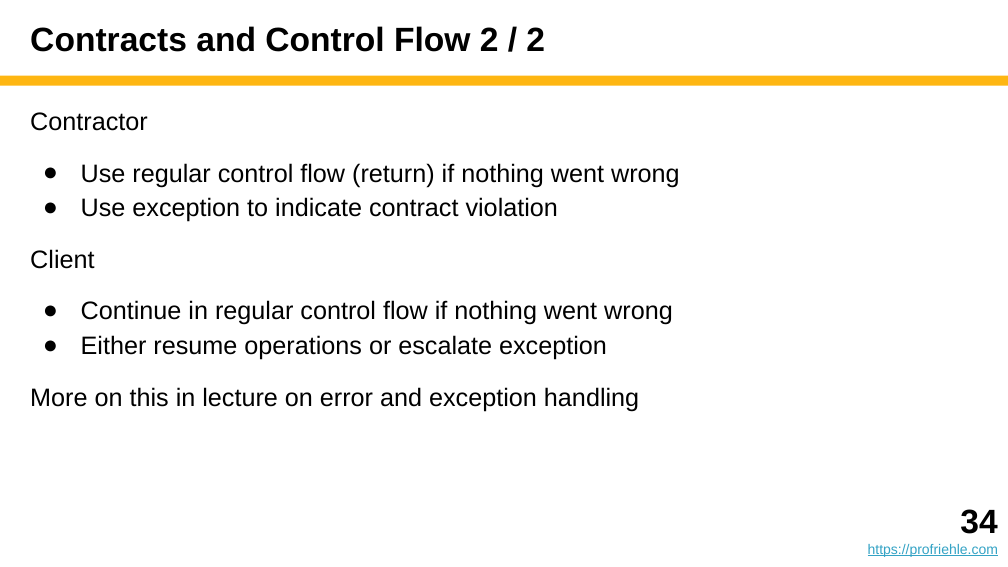
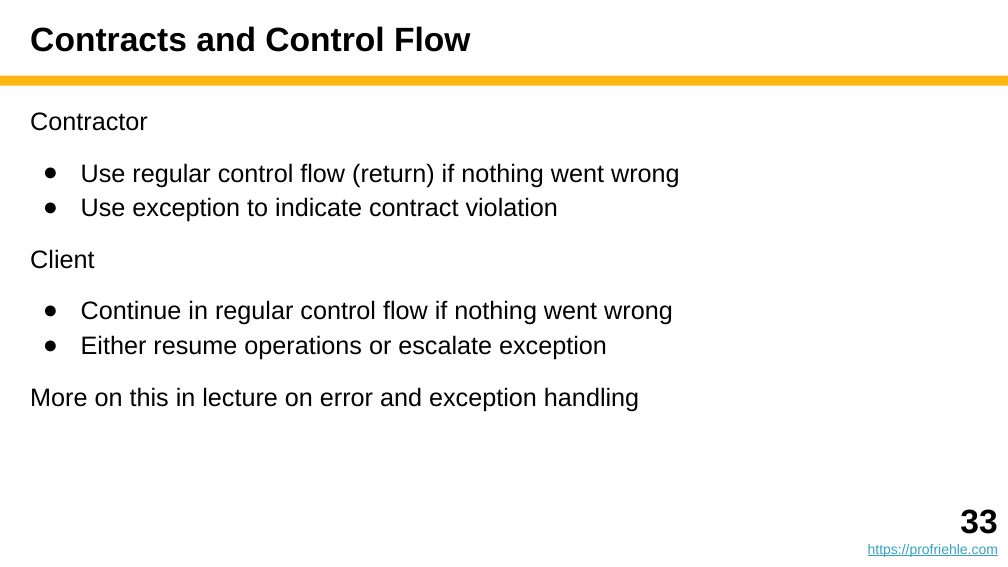
Before and after one commit to dirkriehle/adap-course, a slide deck: slide 33 of Lecture slides/ADAP B04 - Design by Contract.pptx (slide 34 before the commit). Drawn at 1008x567 pixels with LibreOffice and Linux fonts; fonts in the diff are those of the drawing. Boxes give left, top, right and bottom in pixels: in the first picture for what was removed or moved away, otherwise in the second. Text is boxed around its words. In the diff, an @@ line names an element or a change of style, - is before the commit and + after.

```diff
--- a/Lecture slides/ADAP B04 - Design by Contract.pptx
+++ b/Lecture slides/ADAP B04 - Design by Contract.pptx
@@ title at <box>30,26,470,52</box>: text changed @@
-Contracts and Control Flow 2 / 2
+Contracts and Control Flow
@@ text at <box>960,509,997,534</box>: text changed @@
-34
+33
```
Also in this commit, not shown: 4 other slides changed, 1 slide added, 2 slides removed, 3 other files.
